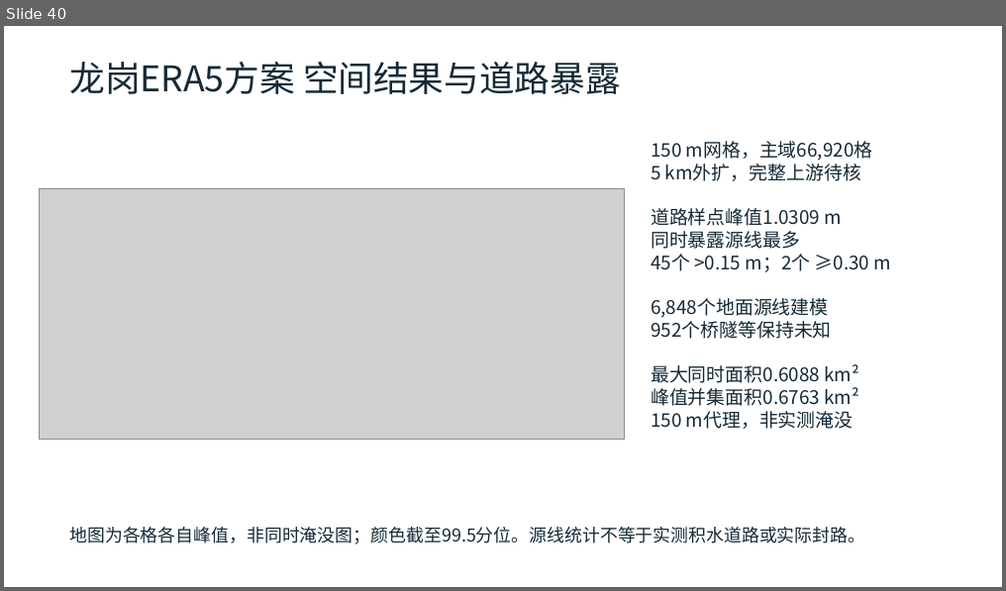
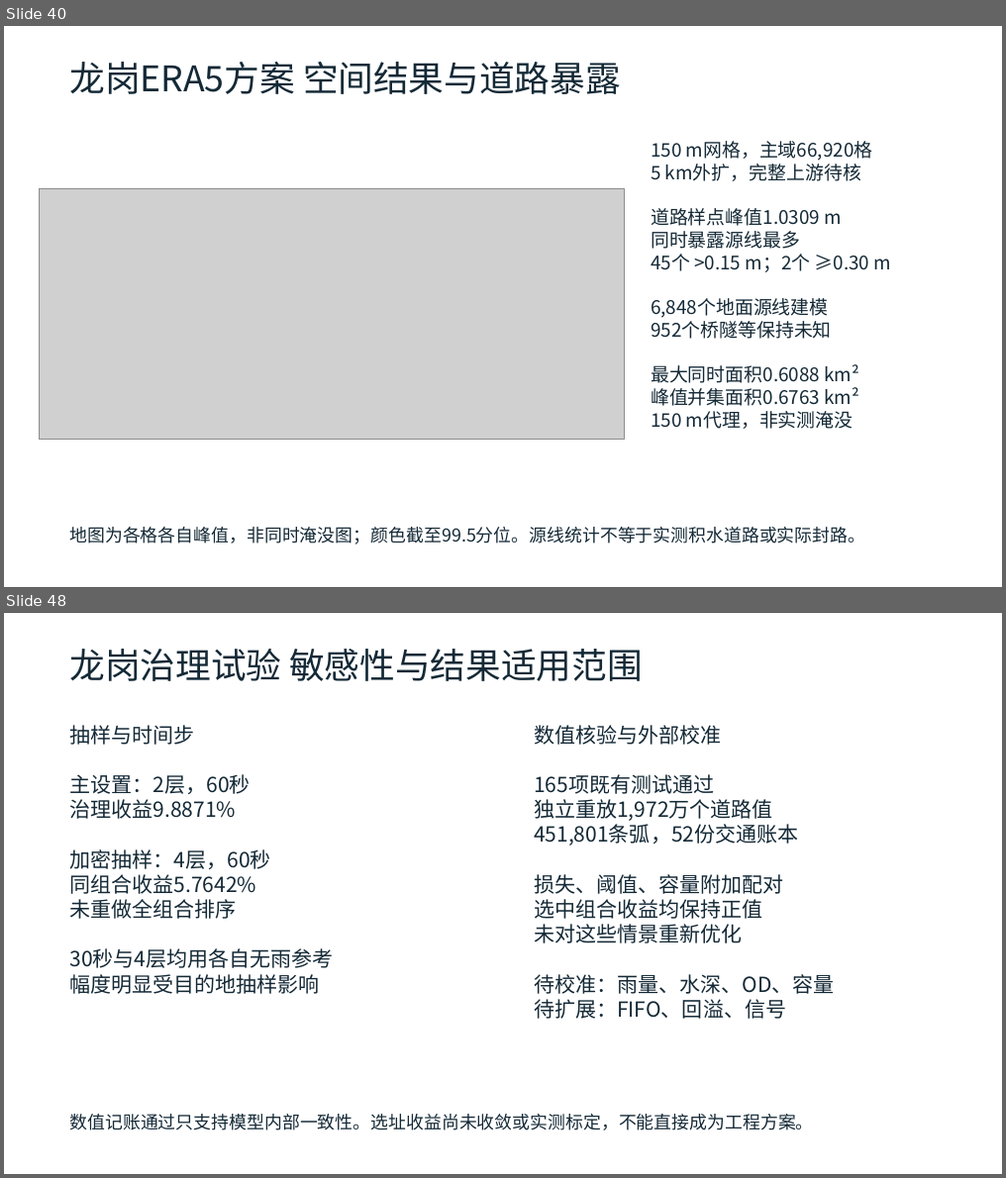
Before and after one commit to zhzhzh666/jiaotong, a slide deck: docs/deliverables/开题与阶段进展汇报.pptx. Shown one above the other, each under a label of ours: slide 40 before the commit, slides 40 and 48 after it; the slides between them are not shown. The pictures are 1006x591 and 1006x1178 pixels, drawn with LibreOffice and Linux fonts; fonts in the diff are those of the drawing; grey boxes stand for pictures. Boxes give left, top, right and bottom in pixels: in the first picture for what was removed or moved away, otherwise in the second. Text is boxed around its words. In the diff, an @@ line names an element or a change of style, - is before the commit and + after.

```diff
--- a/docs/deliverables/开题与阶段进展汇报.pptx
+++ b/docs/deliverables/开题与阶段进展汇报.pptx
@@ slide 48 added at (4, 613, 1002, 1174), background #FFFFFF @@
@@ text added at (69, 649, 643, 681), 34 pt, text #142936 @@
+龙岗治理试验 敏感性与结果适用范围
@@ text added at (69, 725, 333, 994), 20 pt, text #142936 @@
+抽样与时间步
+主设置：2层，60秒
+治理收益9.8871%
+加密抽样：4层，60秒
+同组合收益5.7642%
+未重做全组合排序
+30秒与4层均用各自无雨参考
+幅度明显受目的地抽样影响
@@ text added at (534, 725, 835, 1019), 20 pt, text #142936 @@
+数值核验与外部校准
+165项既有测试通过
+独立重放1,972万个道路值
+451,801条弧，52份交通账本
+损失、阈值、容量附加配对
+选中组合收益均保持正值
+未对这些情景重新优化
+待校准：雨量、水深、OD、容量
+待扩展：FIFO、回溢、信号
@@ text added at (69, 1114, 813, 1131), 17 pt, text #142936 @@
+数值记账通过只支持模型内部一致性。选址收益尚未收敛或实测标定，不能直接成为工程方案。
```
Also in this commit, not shown: 9 slides changed, 6 other slides added, 18 other files.
